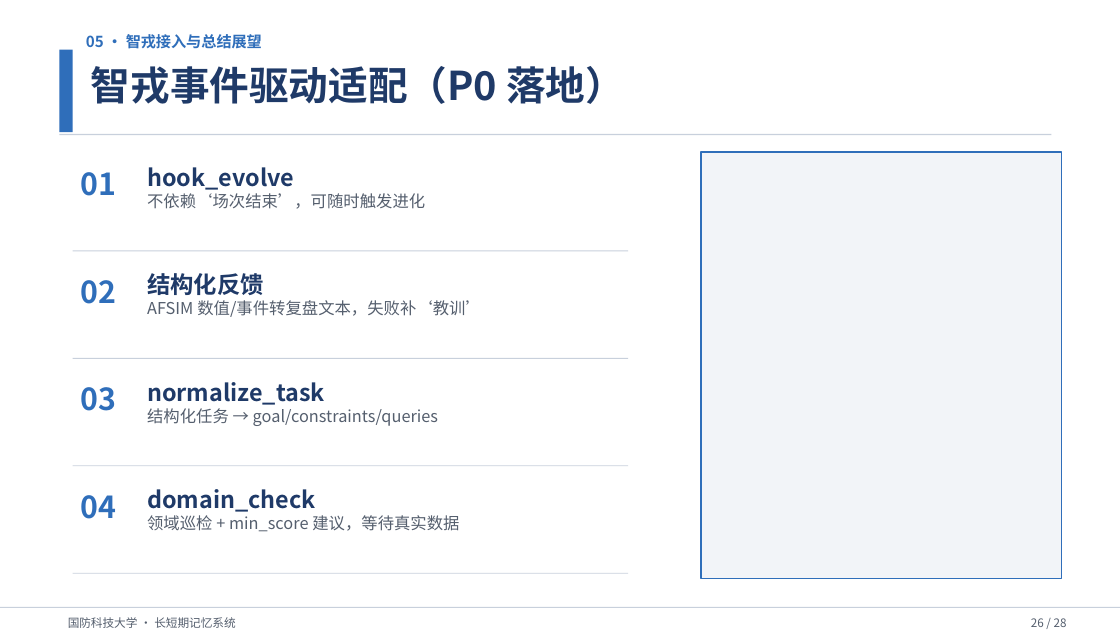
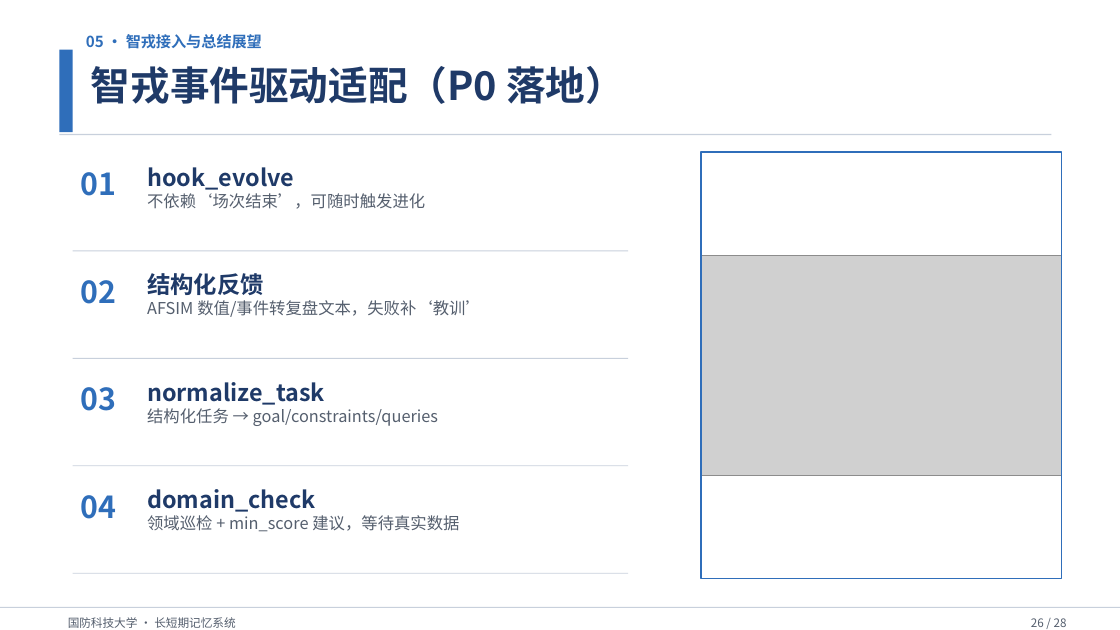
Before and after one commit to Outer-nebula-observer/yz-03, a slide deck: slide 26 of 汇报PPT/最终汇报成果.pptx. Drawn at 1120x630 pixels with LibreOffice and Linux fonts; fonts in the diff are those of the drawing; grey boxes stand for pictures. Boxes give left, top, right and bottom in pixels: in the first picture for what was removed or moved away, otherwise in the second. Text is boxed around its words. In the diff, an @@ line names an element or a change of style, - is before the commit and + after.

```diff
--- a/汇报PPT/最终汇报成果.pptx
+++ b/汇报PPT/最终汇报成果.pptx
@@ rectangle at bbox=[702, 152, 1062, 579]: fill #F2F4F8 to none @@
@@ picture added at bbox=[702, 256, 1062, 476] @@
```
Also in this commit, not shown: 2 other slides changed, 2 other files.
